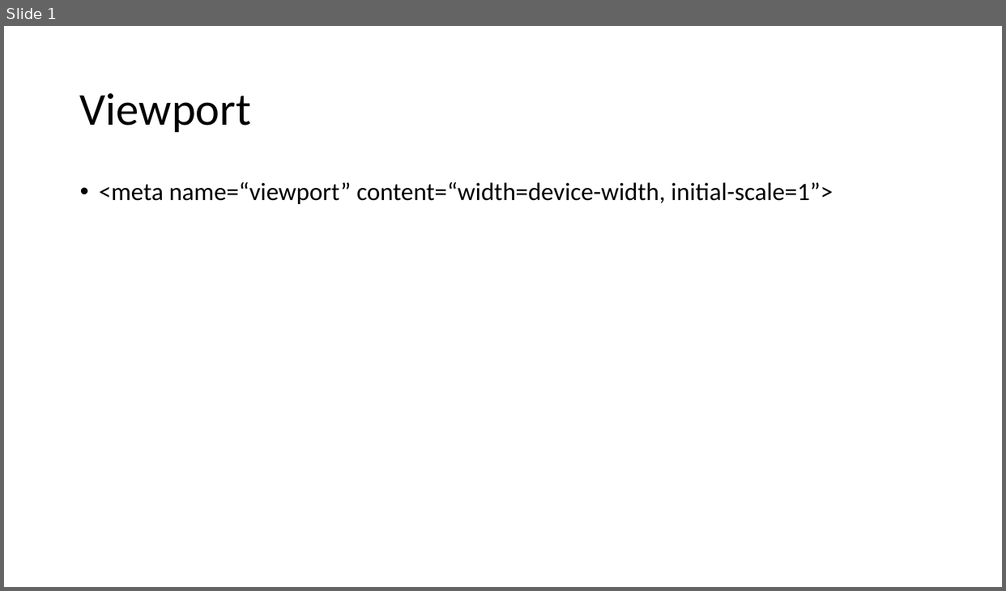
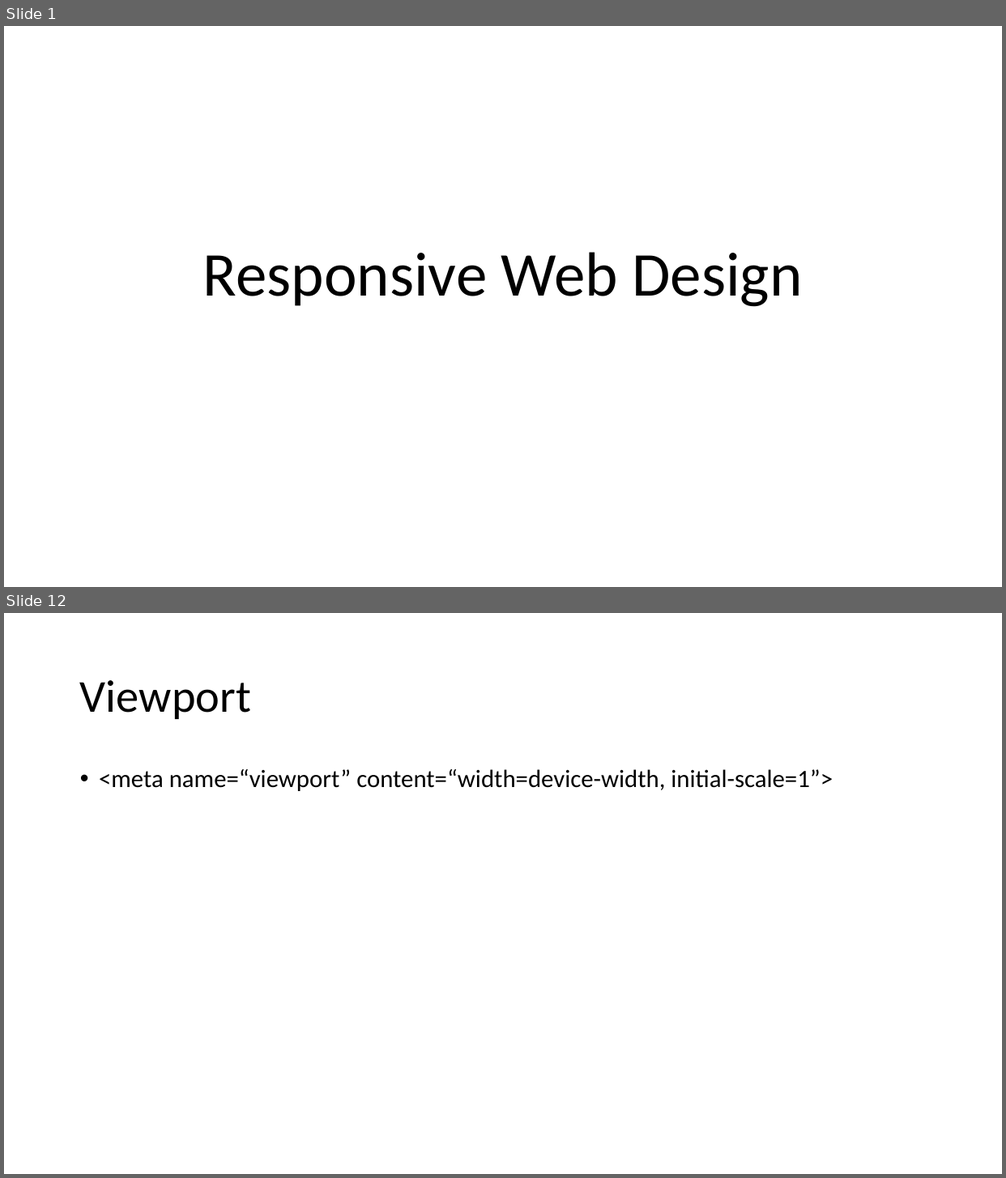
Before and after one commit to mlybrand/ResponsiveWebDesign, a slide deck: presentation/ResponsiveWebDesign.pptx. Shown one above the other, each under a label of ours: slide 1 before the commit, slides 1 and 12 after it; the slides between them are not shown. The pictures are 1006x591 and 1006x1178 pixels, drawn with LibreOffice and Linux fonts; fonts in the diff are those of the drawing. Boxes give left, top, right and bottom in pixels: in the first picture for what was removed or moved away, otherwise in the second. Text is boxed around its words. In the diff, an @@ line names an element or a change of style, - is before the commit and + after.

```diff
--- a/presentation/ResponsiveWebDesign.pptx
+++ b/presentation/ResponsiveWebDesign.pptx
@@ slide 1 added at bbox=[4, 26, 1002, 587], background #FFFFFF @@
@@ title added at bbox=[203, 252, 803, 307], 60 pt, text #000000 @@
+Responsive Web Design
@@ what was slide 1 is now slide 12 @@
```
Also in this commit, not shown: 1 slide changed, 9 other slides added.
